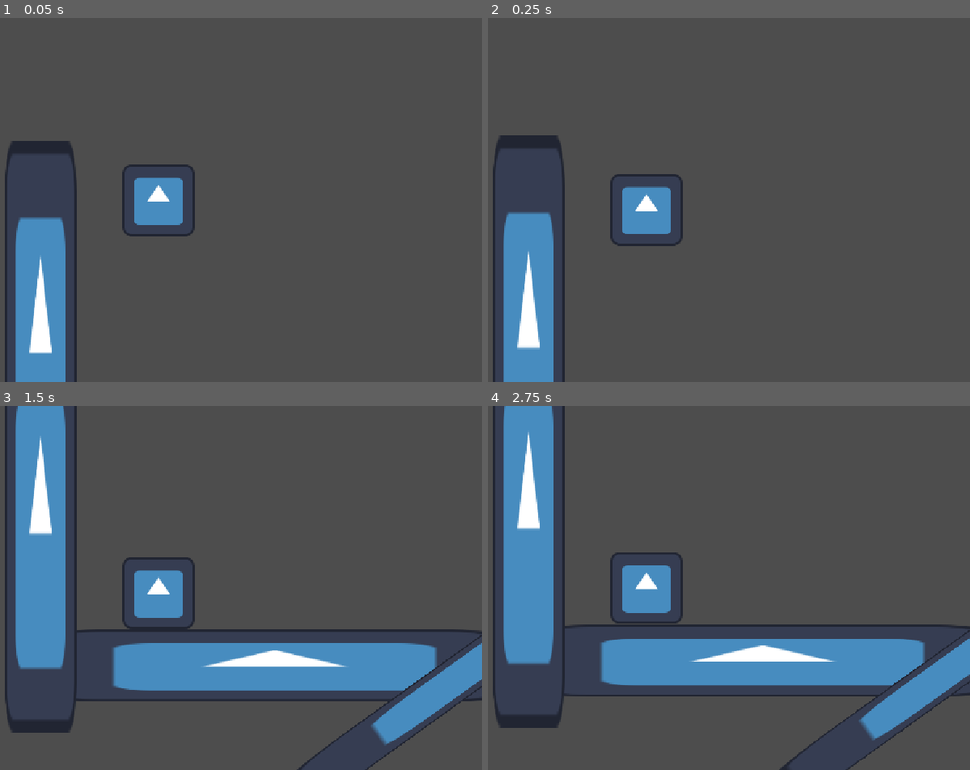
Above: before the commit, frames 1-4 (two rows, left to right).
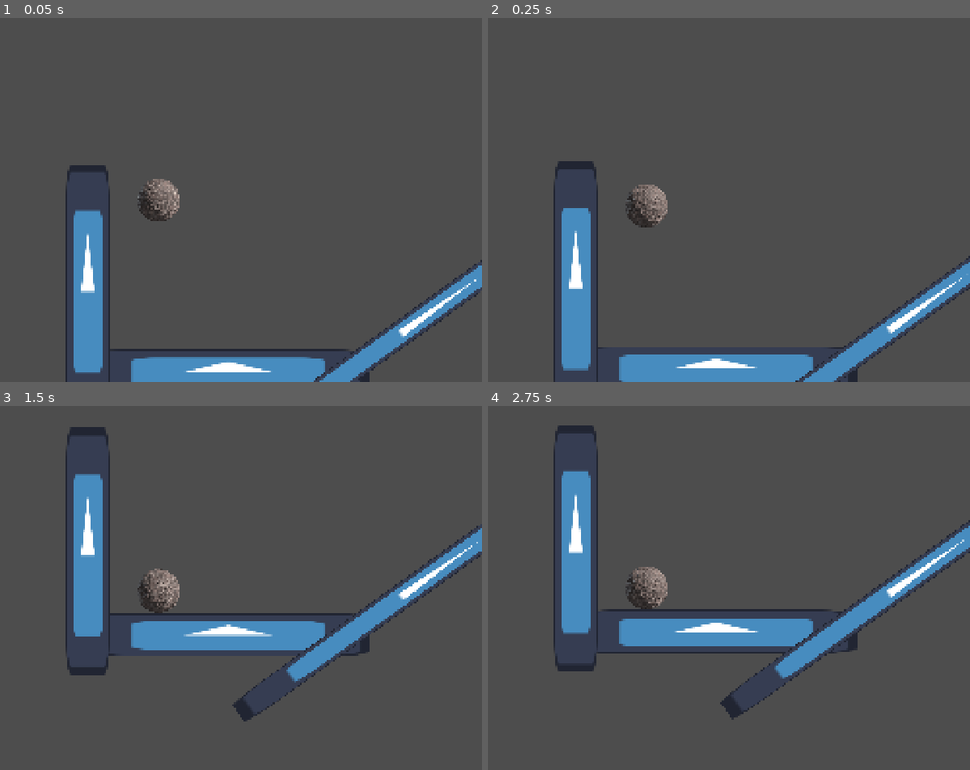
Above: after the commit, the same moments.

Repository: Corejet4909/Cursor-game
Game: Godot game, scene res://world.tscn
Two runs of this game, one before a commit and one after it. Both use one fixed random seed, a clock stepped at 60 frames per second and the inputs below. The engine's default icon, where the game draws it, is replaced by a stand-in: a white triangle on a blue panel in a dark square.
Inputs (mouse positions are in pixels of both pictures, inside the frame that each line leads up to):
- Up to frame 1 (0.05 s): no input
- Up to frame 2 (0.25 s): no input
- Up to frame 3 (1.5 s): tap Enter (ui_accept) at 0.5, 0.77 s; move the mouse to (298, 569) at 0.52 s; hold Right (ui_right) from 0.53 s (still down); move the mouse to (28, 606) at 1.27 s
- Up to frame 4 (2.75 s): tap Enter (ui_accept) at 1.52 s; move the mouse to (709, 507) at 2.02 s; release Right (ui_right) at 2.03 s; hold Left (ui_left) from 2.03 s (still down)

The runs differ from the first frame. In frame 1, 16% of the frame differs, in the area x 1-100%, y 33-100%; in frame 2, 16%; in frame 3, 29%, in the area x 1-100%, y 0-100%; in frame 4, 28%.

Commit message:
asdasd

Diff:
--- /dev/null
+++ b/tape-measure-game/Block.tscn
@@ -0,0 +1,15 @@
+[gd_scene format=3 uid="uid://bn03wqt6mucoc"]
+
+[ext_resource type="Texture2D" uid="uid://b03wf6wv0f8pm" path="res://icon.svg" id="1_2wby2"]
+
+[sub_resource type="RectangleShape2D" id="RectangleShape2D_y4f30"]
+size = Vector2(128, 128)
+
+[node name="StaticBody2D" type="RigidBody2D" unique_id=2012198128]
+scale = Vector2(0.499341, 0.5)
+
+[node name="Sprite2D" type="Sprite2D" parent="." unique_id=375619000]
+texture = ExtResource("1_2wby2")
+
+[node name="CollisionShape2D" type="CollisionShape2D" parent="." unique_id=181412468]
+shape = SubResource("RectangleShape2D_y4f30")
--- a/tape-measure-game/player.tscn
+++ b/tape-measure-game/player.tscn
@@ -1,6 +1,6 @@
 [gd_scene format=3 uid="uid://bto426ym6cyot"]
 
-[ext_resource type="Texture2D" uid="uid://b03wf6wv0f8pm" path="res://icon.svg" id="1_4flbx"]
+[ext_resource type="Texture2D" uid="uid://gda2s3e1a6cm" path="res://845-8456790_rock-wall-boulder.png" id="1_4flbx"]
 
 [sub_resource type="GDScript" id="GDScript_4flbx"]
 script/source = "extends RigidBody2D
@@ -10,11 +10,11 @@
 func _physics_process(delta: float) -> void:
 	is_on_floor = floor_ray.is_colliding()
 	if Input.is_action_just_pressed(\"Left\"):
-		apply_torque_impulse(80000)
+		apply_torque_impulse(15000000)
 	if Input.is_action_just_pressed(\"Right\"):
-		apply_torque_impulse(-80000)
-	if Input.is_action_just_pressed(\"Up\") && is_on_floor == false:
-		apply_impulse(Vector2(0,-1000))
+		apply_torque_impulse(-15000000)
+	if Input.is_action_just_pressed(\"Up\") && is_on_floor == true:
+		apply_impulse(Vector2(0,-50000))
 
 
 
@@ -22,20 +22,22 @@
 
 "
 
-[sub_resource type="RectangleShape2D" id="RectangleShape2D_4flbx"]
-size = Vector2(132, 132)
+[sub_resource type="CircleShape2D" id="CircleShape2D_4flbx"]
+radius = 66.27216
 
 [node name="Player" type="RigidBody2D" unique_id=1968629028]
+mass = 58.25
 script = SubResource("GDScript_4flbx")
 
 [node name="Sprite2D" type="Sprite2D" parent="." unique_id=582844957]
+scale = Vector2(0.13, 0.13)
 texture = ExtResource("1_4flbx")
 
 [node name="CollisionShape2D" type="CollisionShape2D" parent="." unique_id=1773290693]
-shape = SubResource("RectangleShape2D_4flbx")
+shape = SubResource("CircleShape2D_4flbx")
 
 [node name="Camera2D" type="Camera2D" parent="." unique_id=130503955]
 position_smoothing_enabled = true
 
-[node name="RayCast2D" type="RayCast2D" parent="." unique_id=1946591084]
-target_position = Vector2(0, 80)
+[node name="RayCast2D" type="RayCast2D" parent="." unique_id=555061780]
+target_position = Vector2(-1, 88)
--- a/tape-measure-game/project.godot
+++ b/tape-measure-game/project.godot
@@ -17,6 +17,8 @@
 
 [display]
 
+window/size/viewport_width=1920
+window/size/viewport_height=1080
 window/stretch/mode="canvas_items"
 window/stretch/aspect="expand"
 
--- a/tape-measure-game/world.tscn
+++ b/tape-measure-game/world.tscn
@@ -1,8 +1,8 @@
 [gd_scene format=3 uid="uid://cd0br3wlyucrc"]
 
 [ext_resource type="PackedScene" uid="uid://bto426ym6cyot" path="res://player.tscn" id="1_fj7yv"]
+[ext_resource type="PackedScene" uid="uid://bn03wqt6mucoc" path="res://Block.tscn" id="3_aqk2v"]
 [ext_resource type="PackedScene" uid="uid://dulqmnm17px4i" path="res://wall.tscn" id="3_tlwt5"]
-[ext_resource type="Script" uid="uid://bh6fw38avmupj" path="res://character_body_2d.gd" id="4_aqk2v"]
 
 [sub_resource type="WorldBoundaryShape2D" id="WorldBoundaryShape2D_tlwt5"]
 distance = -529.0
@@ -14,9 +14,6 @@
 [node name="CollisionShape2D" type="CollisionShape2D" parent="Area2D" unique_id=614530243]
 position = Vector2(782, 14)
 shape = SubResource("WorldBoundaryShape2D_tlwt5")
-
-[node name="CharacterBody2D" type="CharacterBody2D" parent="." unique_id=1497703686]
-script = ExtResource("4_aqk2v")
 
 [node name="StaticBody2D" parent="." unique_id=1574711072 instance=ExtResource("3_tlwt5")]
 position = Vector2(812, 337)
@@ -34,3 +31,27 @@
 [node name="Player" parent="." unique_id=1968629028 instance=ExtResource("1_fj7yv")]
 position = Vector2(605, -171)
 scale = Vector2(1.0051539, 1)
+
+[node name="StaticBody2D4" parent="." unique_id=1682691017 instance=ExtResource("3_tlwt5")]
+position = Vector2(2087, 195)
+rotation = 0.8313666
+scale = Vector2(-7.139293, -0.67129457)
+
+[node name="StaticBody2D5" parent="." unique_id=902071375 instance=ExtResource("3_tlwt5")]
+position = Vector2(3856.0002, 539)
+scale = Vector2(23.96, 1)
+
+[node name="StaticBody2D6" parent="." unique_id=2012198128 instance=ExtResource("3_aqk2v")]
+position = Vector2(3690, 189)
+
+[node name="StaticBody2D7" parent="." unique_id=1325077745 instance=ExtResource("3_aqk2v")]
+position = Vector2(3463, 400)
+
+[node name="StaticBody2D8" parent="." unique_id=1168738747 instance=ExtResource("3_aqk2v")]
+position = Vector2(4115, 394)
+
+[node name="StaticBody2D9" parent="." unique_id=221702553 instance=ExtResource("3_aqk2v")]
+position = Vector2(3472, 224)
+
+[node name="StaticBody2D10" parent="." unique_id=2090522312 instance=ExtResource("3_aqk2v")]
+position = Vector2(3463, 2)
Binary file added: tape-measure-game/845-8456790_rock-wall-boulder.png
Not shown, added: tape-measure-game/845-8456790_rock-wall-boulder.png.import
Binary file added: tape-measure-game/images.jpg
Not shown, added: tape-measure-game/images.jpg.import
